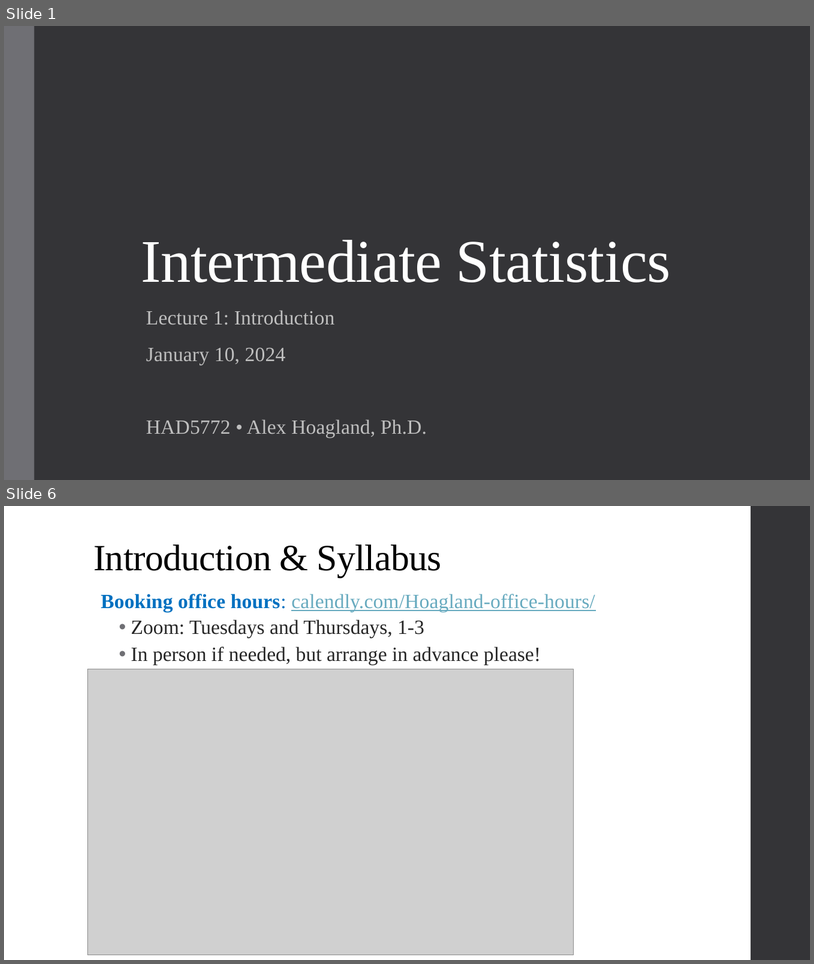
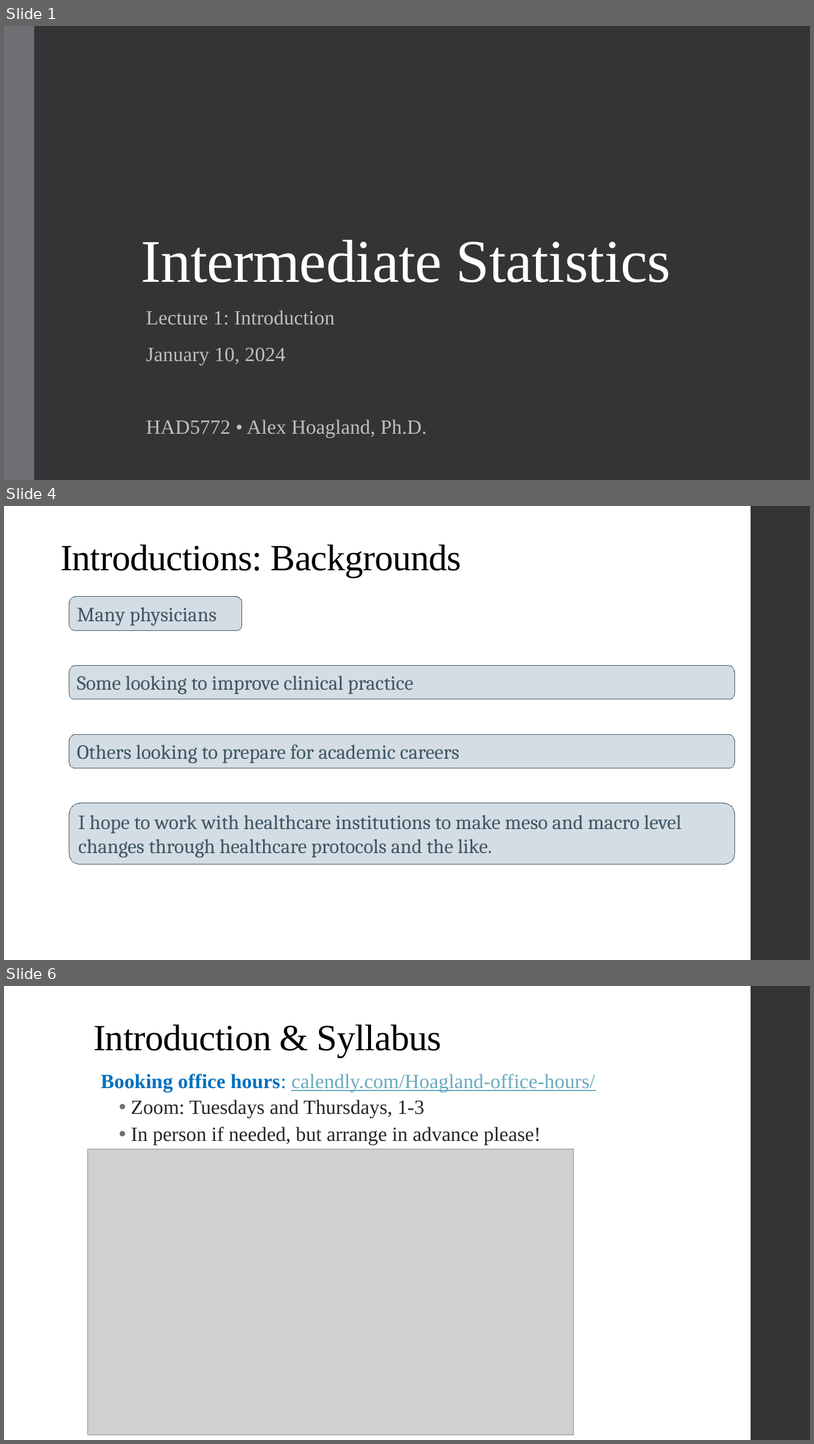
Before and after one commit to alex-hoagland/HAD5772, a slide deck: Lectures/Lecture01_Introduction/Lecture1_Intro.pptx. Shown one above the other, each under a label of ours: slides 1 and 6 before the commit, slides 1, 4 and 6 after it; the slides between them are not shown. The pictures are 814x964 and 814x1444 pixels, drawn with LibreOffice and Linux fonts; fonts in the diff are those of the drawing; grey boxes stand for pictures. Boxes give left, top, right and bottom in pixels: in the first picture for what was removed or moved away, otherwise in the second. Text is boxed around its words. In the diff, an @@ line names an element or a change of style, - is before the commit and + after.

```diff
--- a/Lectures/Lecture01_Introduction/Lecture1_Intro.pptx
+++ b/Lectures/Lecture01_Introduction/Lecture1_Intro.pptx
@@ slide 4 added at (4, 506, 810, 960), background #FFFFFF; not listed: 1 template element that a slide beside it also shows @@
@@ title added at (60, 544, 462, 577), 44 pt, text #000000 @@
+Introductions: Backgrounds
@@ rounded rectangle added at (69, 597, 242, 631), fill #D3DDE3, outline #415665 0.75 pt, 24 pt, text #415665 @@
+Many physicians
@@ rounded rectangle added at (69, 666, 735, 700), fill #D3DDE3, outline #415665 0.75 pt, 24 pt, text #415665 @@
+Some looking to improve clinical practice
@@ rounded rectangle added at (69, 734, 735, 768), fill #D3DDE3, outline #415665 0.75 pt, 24 pt, text #415665 @@
+Others looking to prepare for academic careers
@@ rounded rectangle added at (69, 803, 735, 864), fill #D3DDE3, outline #415665 0.75 pt, 24 pt, text #415665 @@
+I hope to work with healthcare institutions to make meso and macro level changes through healthcare protocols and the like.
```
Also in this commit, not shown: 5 slides changed, 2 other slides added, 2 slides removed, 3 other files.
